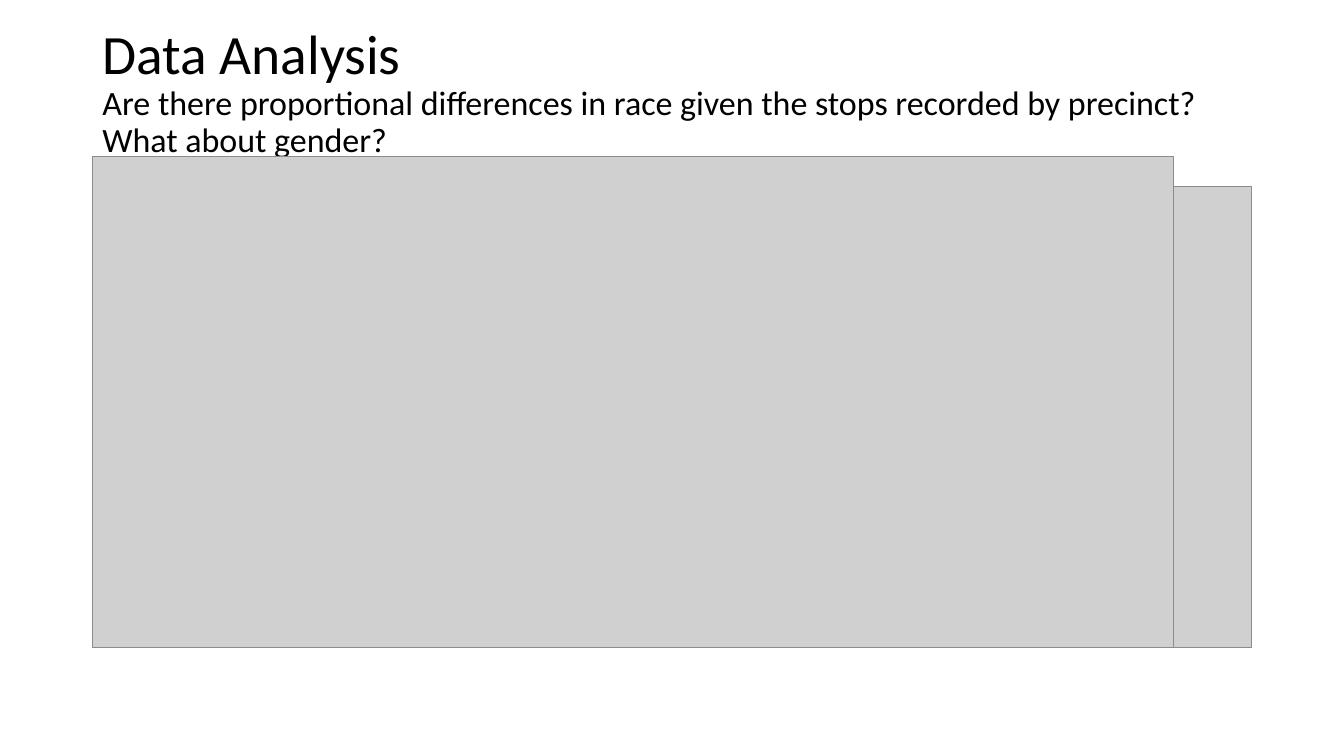
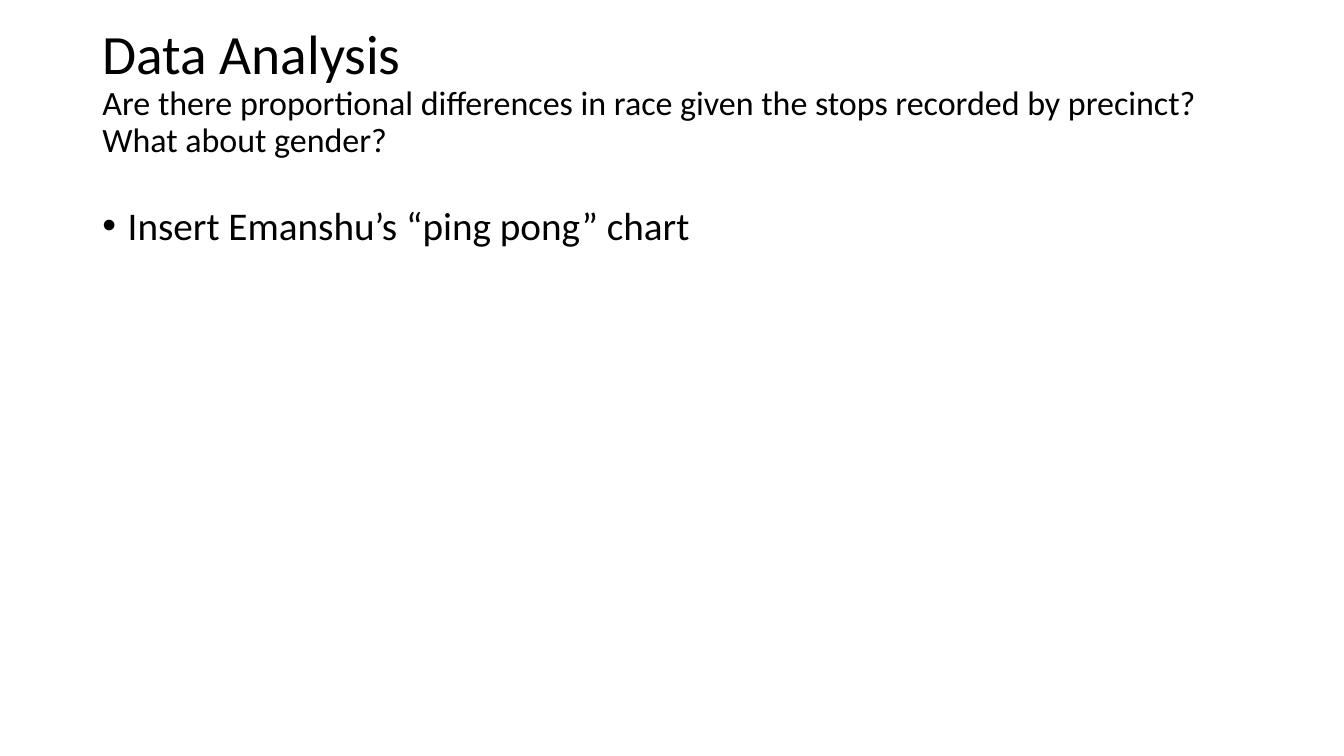
Before and after one commit to elu267/Project_GroupF, a slide deck: slide 6 of Group_F_Minneapolis Police Stops Presentation.pptx (slide 5 before the commit). Drawn at 1344x756 pixels with LibreOffice and Linux fonts; fonts in the diff are those of the drawing; grey boxes stand for pictures. Boxes give left, top, right and bottom in pixels: in the first picture for what was removed or moved away, otherwise in the second. Text is boxed around its words. In the diff, an @@ line names an element or a change of style, - is before the commit and + after.

```diff
--- a/Group_F_Minneapolis Police Stops Presentation.pptx
+++ b/Group_F_Minneapolis Police Stops Presentation.pptx
@@ picture removed at [93,156,1175,647] @@
@@ picture removed at [1153,187,1252,647] @@
@@ text added at [128,212,690,247], 28 pt, text #000000 @@
+• Insert Emanshu’s “ping pong” chart
```
Also in this commit, not shown: 1 slide added, 7 other files.
